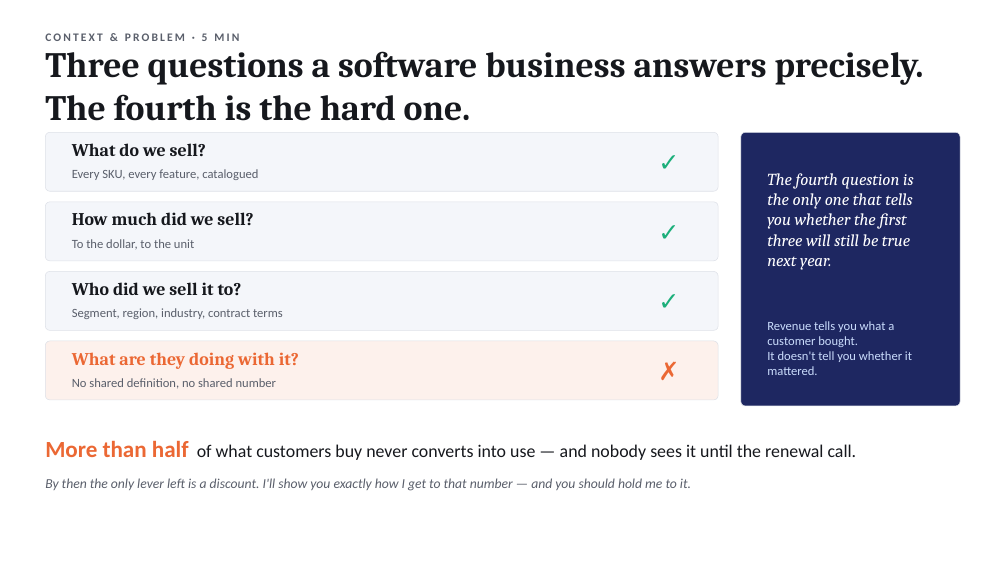
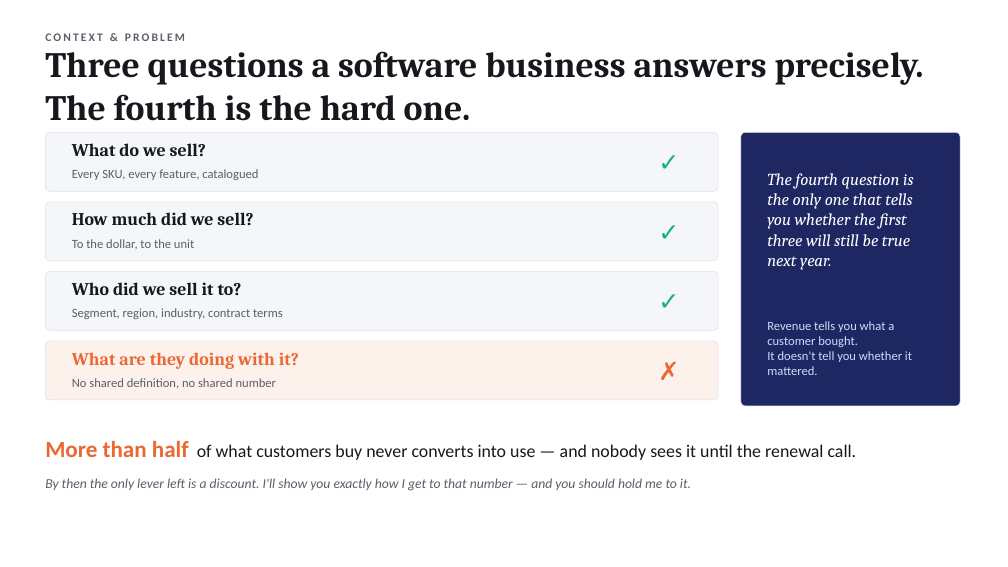
Before and after one commit to suraj-iyer9/AnalyticsFW-Aug2026, a slide deck: slide 3 of docs/executive_deck.pptx. Drawn at 1008x567 pixels with LibreOffice and Linux fonts; fonts in the diff are those of the drawing. Boxes give left, top, right and bottom in pixels: in the first picture for what was removed or moved away, otherwise in the second. Text is boxed around its words. In the diff, an @@ line names an element or a change of style, - is before the commit and + after.

```diff
--- a/docs/executive_deck.pptx
+++ b/docs/executive_deck.pptx
@@ text at <box>45,33,185,41</box>: text changed @@
-CONTEXT & PROBLEM · 5 MIN
+CONTEXT & PROBLEM
```
Also in this commit, not shown: 6 other slides changed, 1 other file.
